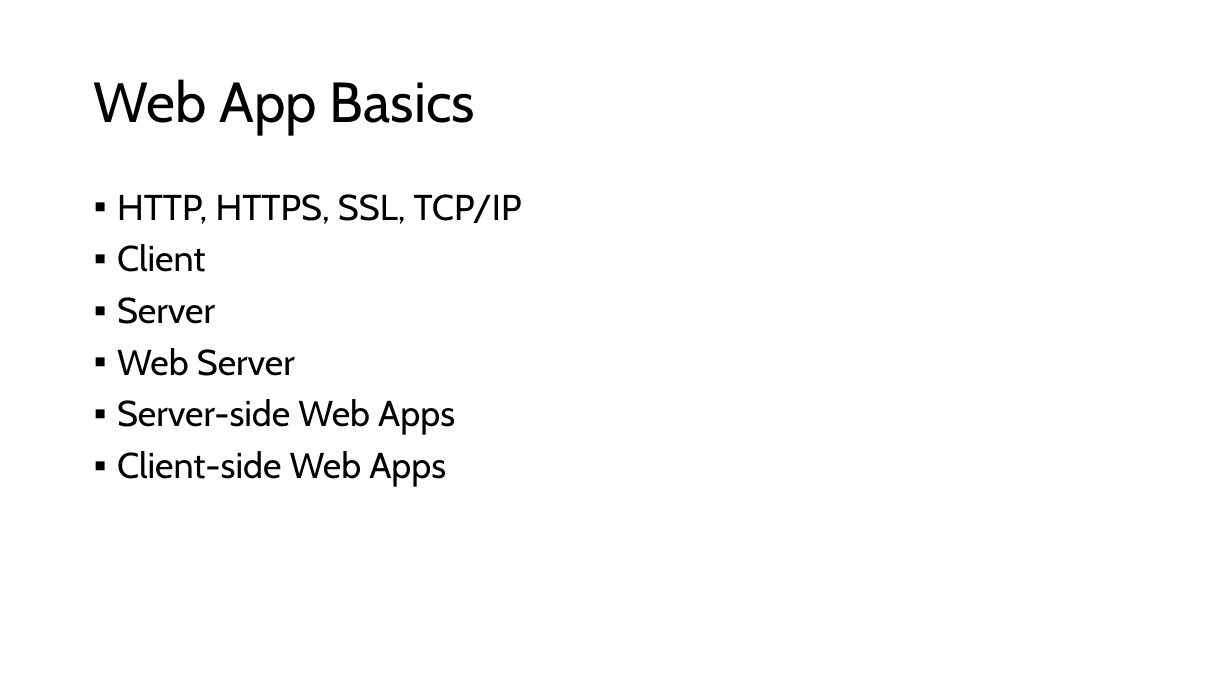
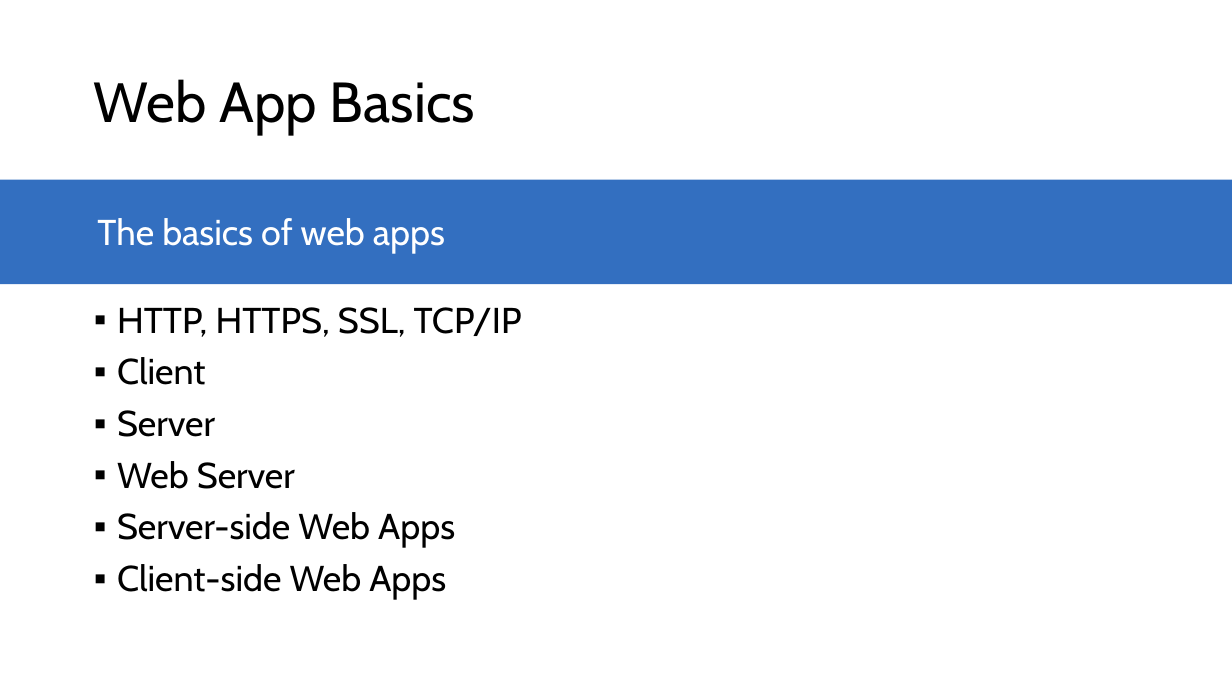
Before and after one commit to microsoft/AcademicContent, a slide deck: slide 4 of Complimentary Course Content/Module2/Lessons/Module2_Lesson2 Getting Started with Node.js.pptx. Drawn at 1232x693 pixels with LibreOffice and Linux fonts; fonts in the diff are those of the drawing. Boxes give left, top, right and bottom in pixels: in the first picture for what was removed or moved away, otherwise in the second. Text is boxed around its words. In the diff, an @@ line names an element or a change of style, - is before the commit and + after.

```diff
--- a/Complimentary Course Content/Module2/Lessons/Module2_Lesson2 Getting Started with Node.js.pptx
+++ b/Complimentary Course Content/Module2/Lessons/Module2_Lesson2 Getting Started with Node.js.pptx
@@ rectangle added at bbox=[0, 180, 1232, 285], fill #336FC0 @@
@@ text added at bbox=[97, 218, 445, 254], 28 pt, text #FFFFFF @@
+The basics of web apps
@@ text "HTTP, HTTPS, SSL, TCP/IP": place and size @@
-text "HTTP, HTTPS, SSL, TCP/IP" at bbox=[117, 194, 522, 487]
+text "HTTP, HTTPS, SSL, TCP/IP" at bbox=[117, 307, 522, 600]
```
Also in this commit, not shown: 1 other slide changed, 1 other file.
